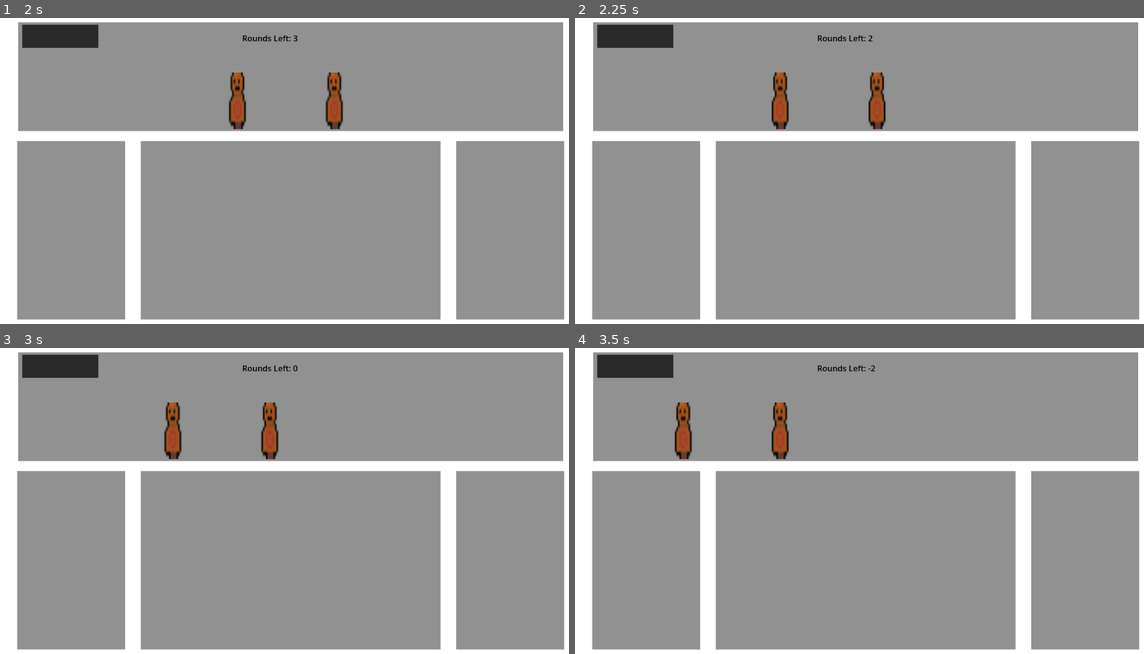
Above: before the commit, frames 1-4 (two rows, left to right).
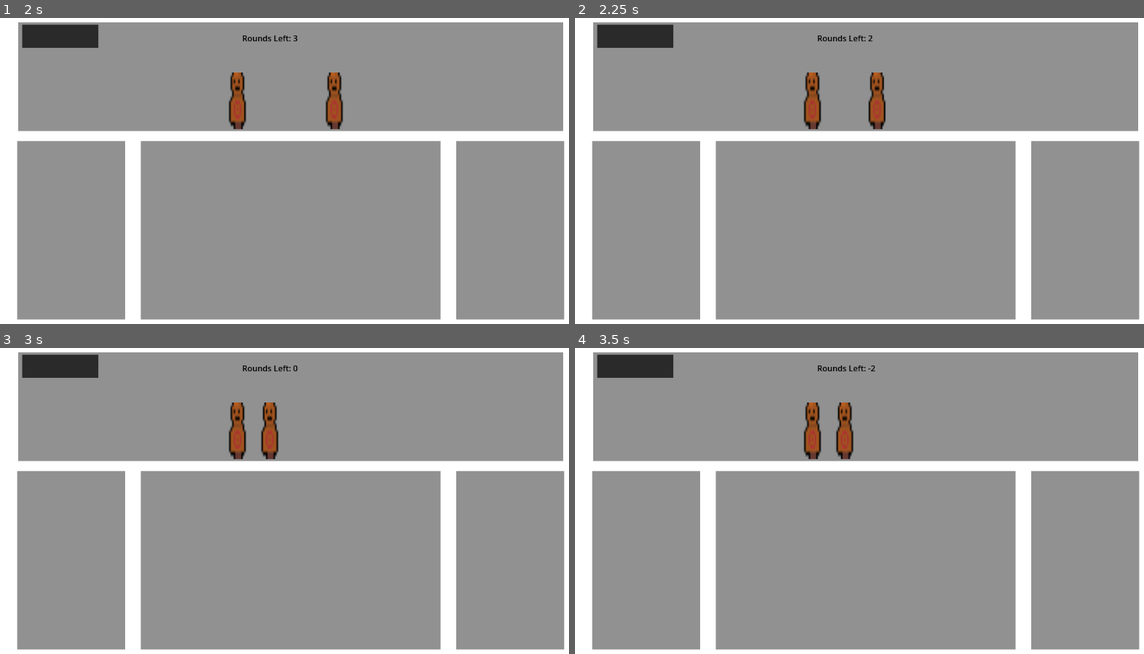
Above: after the commit, the same moments.

Repository: CoderXam/UntitledGameJame104
Game: Godot game, scene res://Scenes/CombatScene.tscn
Same seed, same stepped clock (60 frames per second), same inputs: the game is played once before the commit and once after it. The project has no main scene, so this scene is started directly.
Inputs:
- Up to frame 1 (2 s): tap Enter (ui_accept) at 0.5, 0.6, 0.77, 1.07, 1.35, 1.52, 1.82 s
- Up to frame 2 (2.25 s): tap Enter (ui_accept) at 2.1 s
- Up to frame 3 (3 s): tap Enter (ui_accept) at 2.75, 2.85 s
- Up to frame 4 (3.5 s): tap Enter (ui_accept) at 3.02, 3.32 s

Frame 1 is identical in both runs. In frame 2, 1.0% of the frame differs, in the area x 34-44%, y 17-37%; in frame 3, 1.0%; in frame 4, 2.0%, in the area x 17-49%, y 17-37%.

Commit message:
stuck state now stops characters

Diff:
--- a/Scenes/CombatScene.tscn
+++ b/Scenes/CombatScene.tscn
@@ -74,3 +74,5 @@
 
 [connection signal="roundEnd" from="." to="EnemyTemplate" method="_on_combat_scene_round_end"]
 [connection signal="roundEnd" from="." to="EnemyTemplate2" method="_on_combat_scene_round_end"]
+[connection signal="roundStart" from="." to="EnemyTemplate" method="_on_combat_scene_round_start"]
+[connection signal="roundStart" from="." to="EnemyTemplate2" method="_on_combat_scene_round_start"]
--- a/Scenes/Enemies/enemy_template.gd
+++ b/Scenes/Enemies/enemy_template.gd
@@ -53,6 +53,9 @@
 	#print("tween end")
 	moving = false
 
+	if arrPos == 7:
+		currentState = CharacterState.STUCK
+
 
 
 """
@@ -69,5 +72,12 @@
 	#logic to check if next space is free
 	print(arrPos, " check: ", arrPos- 1, Global.charPositions[arrPos - 1 ] )
 	if Global.charPositions[arrPos - 1 ] == CharacterState.MOVING:
-		move()
+		if currentState == CharacterState.MOVING:
+			move()
+
 	#print("done moving")
+
+
+
+func _on_combat_scene_round_start():
+	Global.charPositions[arrPos] = currentState
--- a/Scenes/combat_scene.gd
+++ b/Scenes/combat_scene.gd
@@ -3,6 +3,7 @@
 @export var rounds = 10
 
 signal roundEnd(roundsLeft: int)
+signal roundStart()
 
 
 
@@ -21,7 +22,8 @@
 
 	if Input.is_action_just_pressed("ui_accept"):
 		_on_round_end()
-		#print("round end")
+		Global.resetPos(18)
+		_on_round_start()
 
 	pass
 
@@ -38,5 +40,7 @@
 	rounds -= 1
 	roundEnd.emit(rounds)
 	$roundCounter.text = "Rounds Left: %d" % rounds
+	#print("test end scene")
 
-	#print("test end scene")
+func _on_round_start():
+	roundStart.emit()
